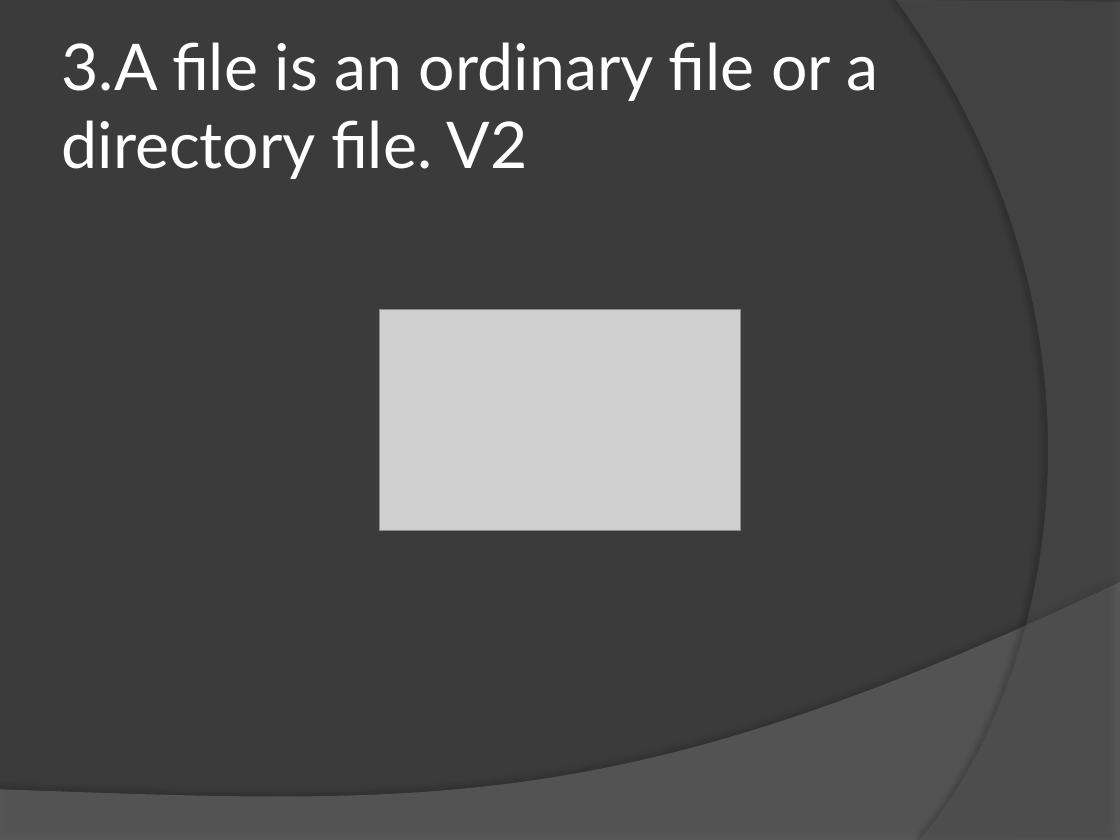
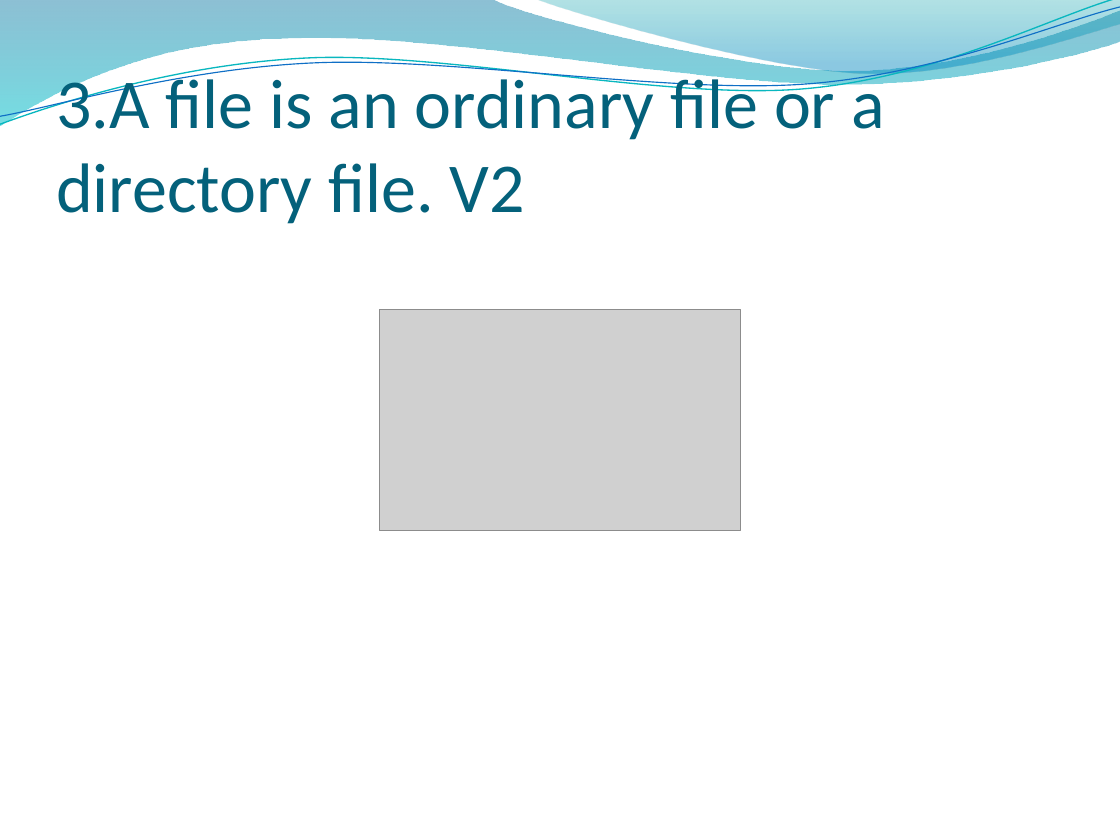
Before and after one commit to 2014-sed-team3/term-project, a slide deck: slide 5 of hw/hw304.pptx. Drawn at 1120x840 pixels with LibreOffice and Linux fonts; fonts in the diff are those of the drawing; grey boxes stand for pictures; background and template pictures are left out. Boxes give left, top, right and bottom in pixels: in the first picture for what was removed or moved away, otherwise in the second. Text is boxed around its words. In the diff, an @@ line names an element or a change of style, - is before the commit and + after.

```diff
--- a/hw/hw304.pptx
+++ b/hw/hw304.pptx
@@ background #3B3B3B to picture (left out) @@
@@ freeform shape added at (x1=0, y1=0, x2=1120, y2=127), fill gradient #0074A1 to #00C6CF @@
@@ freeform shape added at (x1=0, y1=0, x2=1120, y2=131), outline #0AB8BF 0.85 pt @@
@@ freeform shape added at (x1=0, y1=7, x2=1120, y2=125), outline #0F6FC6 0.75 pt @@
@@ freeform shape added at (x1=536, y1=0, x2=1120, y2=77), fill gradient #00A1A9 to #008BBF @@
@@ freeform shape removed at (x1=896, y1=0, x2=1120, y2=840) @@
@@ title "3.A file is an ordinary ..." moved from (x1=62, y1=42, x2=878, y2=179) to (x1=56, y1=69, x2=885, y2=224) @@
@@ title "3.A file is an ordinary ..." at (x1=56, y1=69, x2=885, y2=224): size 41.4 to 45 pt, font Lato to Calibri, text colour #FFFFFF to #04617B; vertical alignment middle to bottom @@
@@ freeform shape removed at (x1=0, y1=582, x2=1120, y2=840) @@
```
Also in this commit, not shown: 4 other slides changed, 3 other files.
